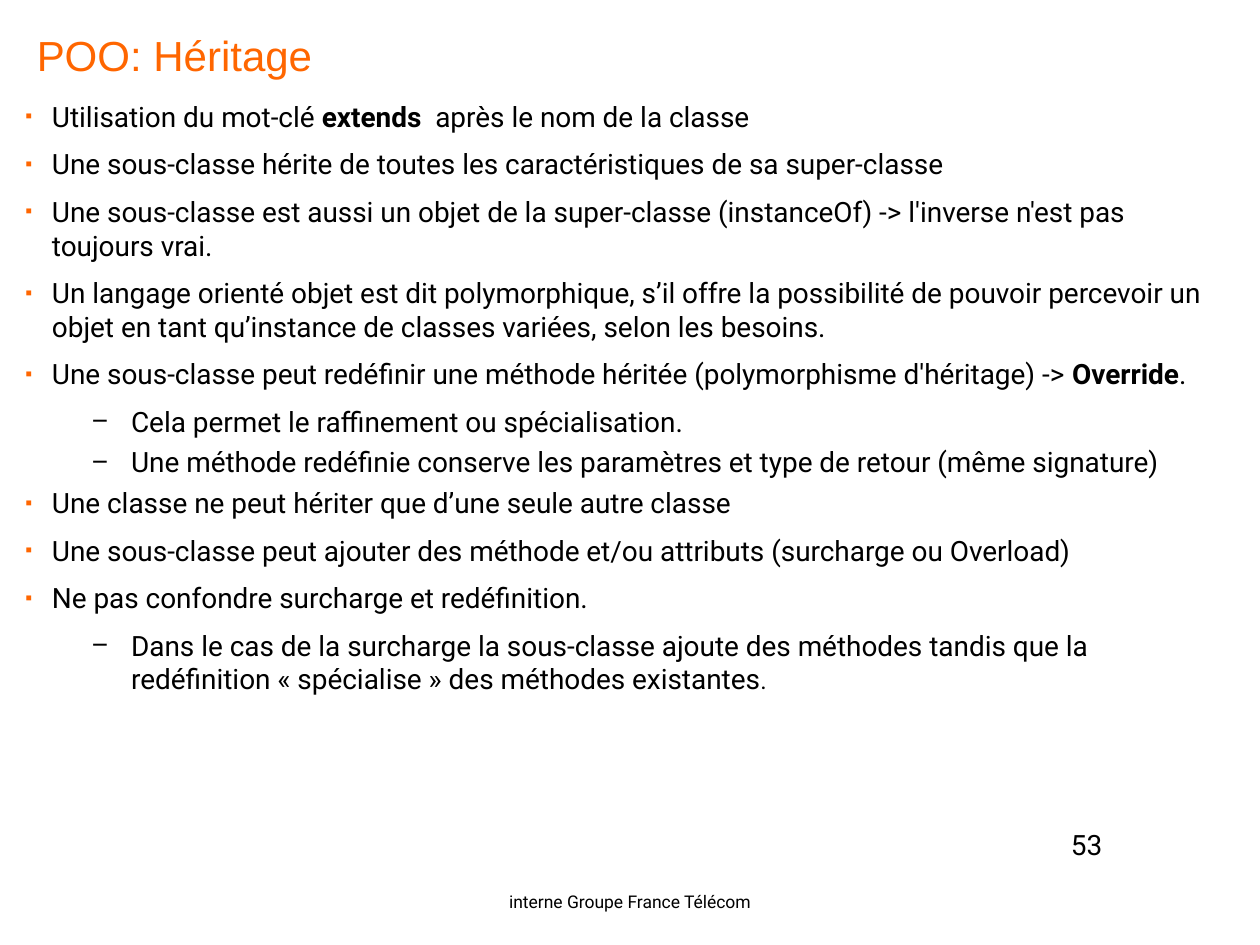
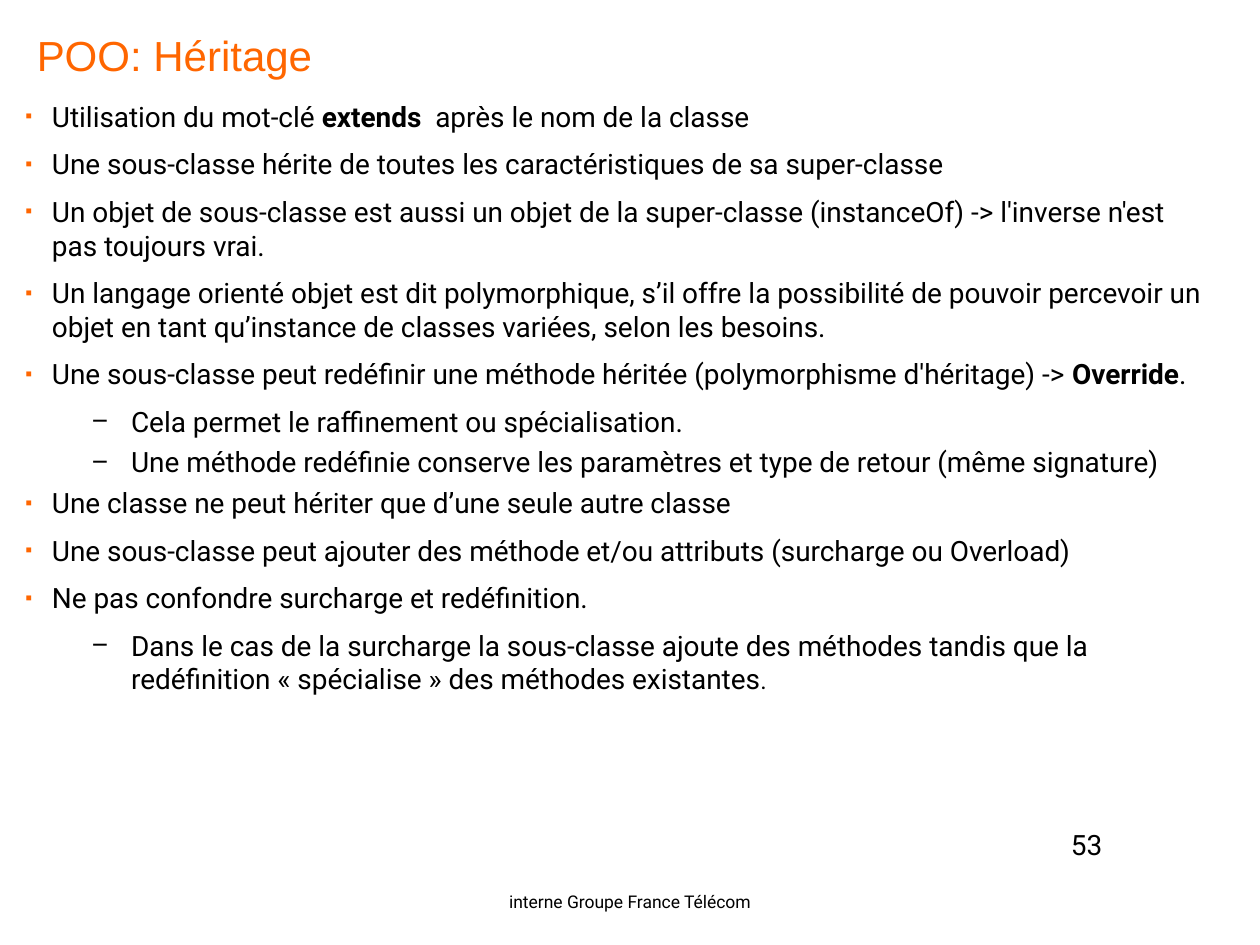
Before and after one commit to yplo6403/formationjava, a slide deck: slide 53 of doc/Java-OL1.pptx. Drawn at 1260x945 pixels with LibreOffice and Linux fonts; fonts in the diff are those of the drawing; background and template pictures are left out. Boxes give left, top, right and bottom in pixels: in the first picture for what was removed or moved away, otherwise in the second. Text is boxed around its words. In the diff, an @@ line names an element or a change of style, - is before the commit and + after.

```diff
--- a/doc/Java-OL1.pptx
+++ b/doc/Java-OL1.pptx
@@ text at bbox=[52, 199, 1164, 262]: text changed @@
-▪ Une sous-classe est aussi un objet de la super-classe (instanceOf) -> l'inverse n'est pas toujours vrai.
+▪ Un objet de sous-classe est aussi un objet de la super-classe (instanceOf) -> l'inverse n'est pas toujours vrai.
```
Also in this commit, not shown: 25 other slides changed, 1 slide added, 1 other file.
